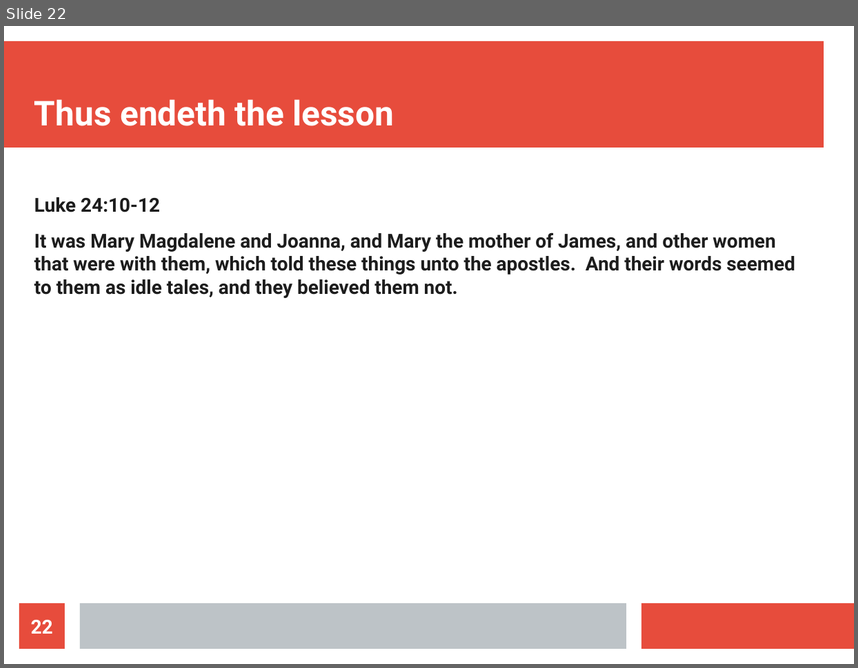
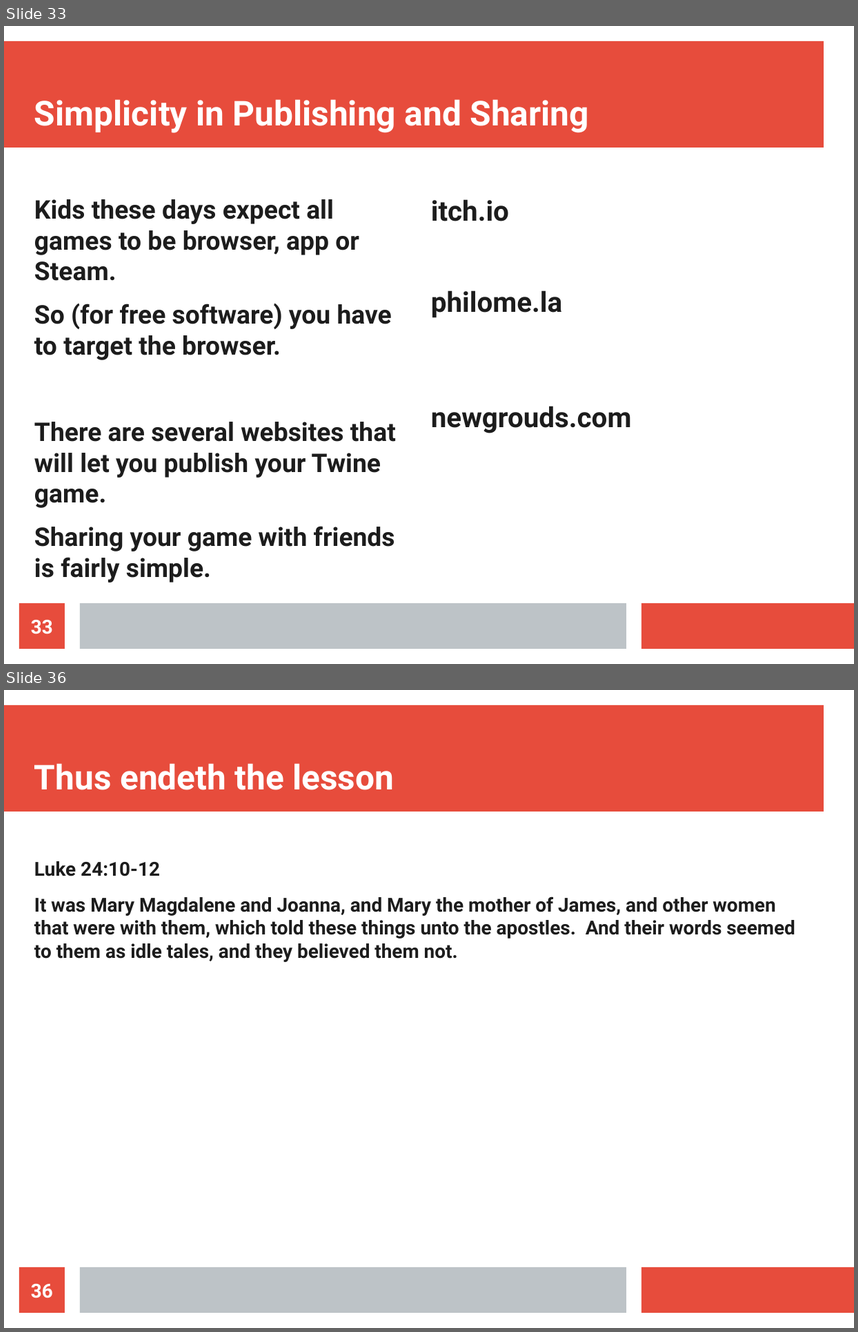
Before and after one commit to spk121/fosdem2019, a slide deck: ScriptingIF.odp. Shown one above the other, each under a label of ours: slide 22 before the commit, slides 33 and 36 after it; the slides between them are not shown. The pictures are 858x668 and 858x1332 pixels, drawn with LibreOffice and Linux fonts; fonts in the diff are those of the drawing. Boxes give left, top, right and bottom in pixels: in the first picture for what was removed or moved away, otherwise in the second. Text is boxed around its words. In the diff, an @@ line names an element or a change of style, - is before the commit and + after.

```diff
--- a/ScriptingIF.odp
+++ b/ScriptingIF.odp
@@ slide 33 added at bbox=[4, 26, 854, 664], background #FFFFFF; not listed: 3 template elements that a slide beside it also shows @@
@@ title added at bbox=[34, 99, 588, 133], 32 pt, text #FFFFFF, bold @@
+Simplicity in Publishing and Sharing
@@ text added at bbox=[34, 199, 396, 582], 24.1 pt, text #1C1C1C, bold @@
+Kids these days expect all games to be browser, app or Steam.
+So (for free software) you have to target the browser.
+There are several websites that will let you publish your Twine game.
+Sharing your game with friends is fairly simple.
@@ text added at bbox=[431, 199, 562, 318], 26 pt, text #1C1C1C, bold @@
+itch.io
+philome.la
@@ text added at bbox=[431, 405, 632, 433], 26 pt, text #1C1C1C, bold @@
+newgrouds.com
@@ page number added at bbox=[19, 603, 65, 648], fill #E74C3C, 18 pt, text #FFFFFF, bold @@
+33
@@ what was slide 22 is now slide 36 @@
@@ page number at bbox=[31, 1283, 53, 1298]: text changed @@
-22
+36
```
Also in this commit, not shown: 11 slides changed, 15 other slides added, 2 slides removed, 7 other files.
